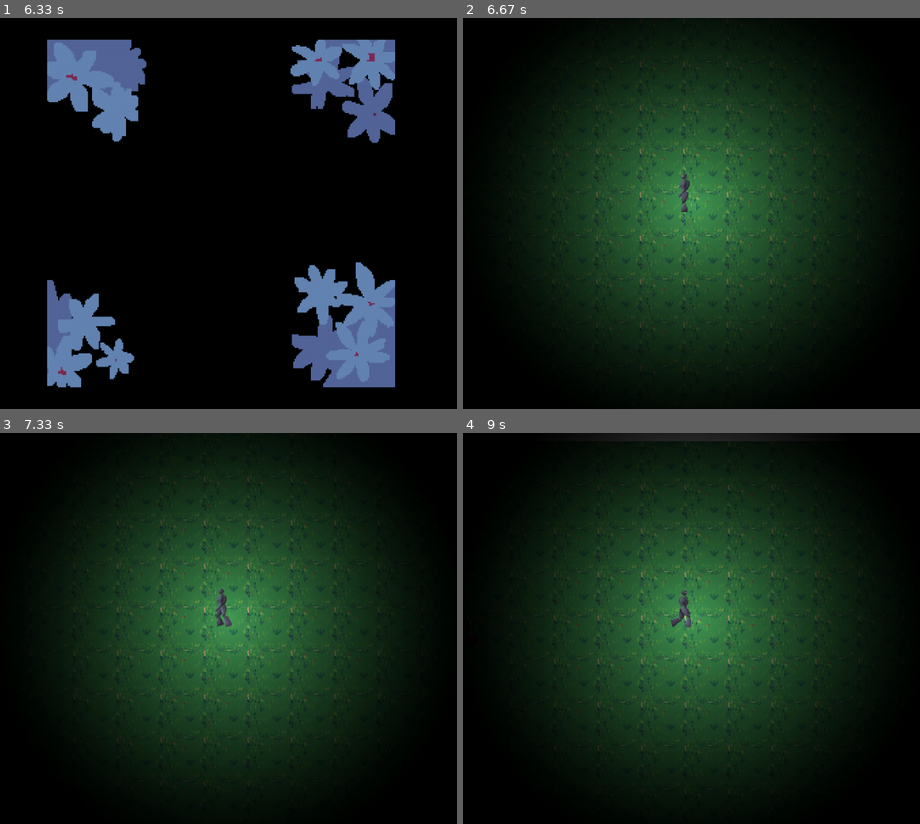
Above: before the commit, frames 1-4 (two rows, left to right).
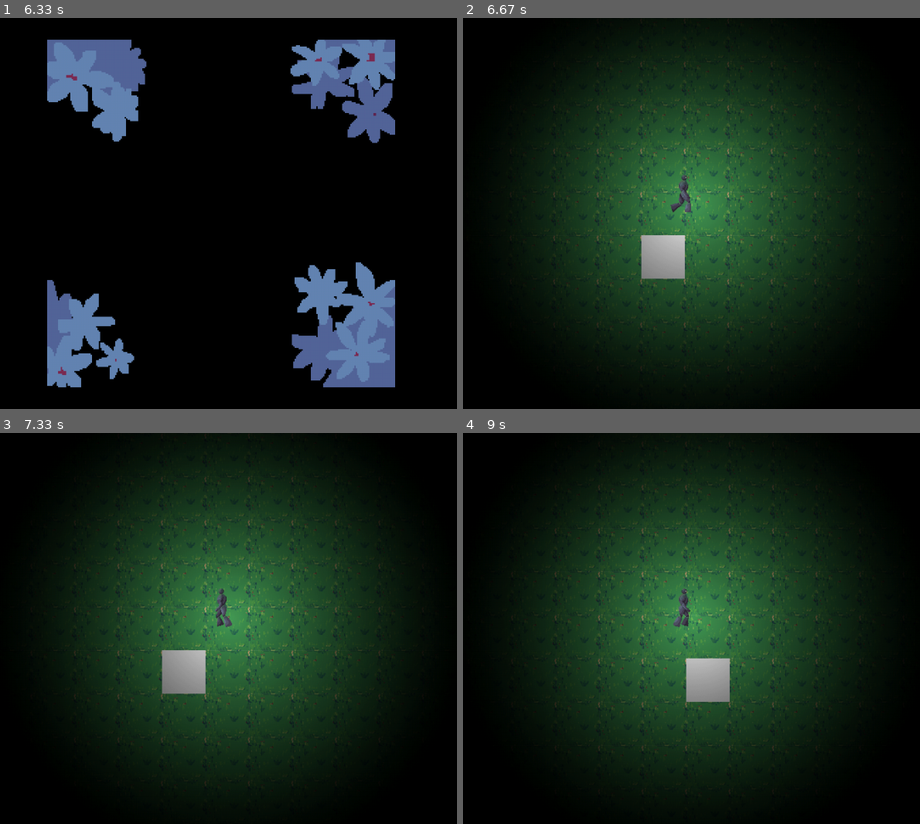
Above: after the commit, the same moments.

Repository: Trickli-bit/EF_Woche_Pygames
Game: pygame game, started from main.py
Same seed, same stepped clock (60 frames per second), same inputs: the game is played once before the commit and once after it.
Inputs:
- Up to frame 1 (6.33 s): no input
- Up to frame 2 (6.67 s): hold Right from 6.57 s (still down)
- Up to frame 3 (7.33 s): release Right at 7.03 s; hold Left from 7.07 s (still down)
- Up to frame 4 (9 s): release Left at 7.6 s; hold Down 7.63-7.93 s; hold Left 7.97-8.37 s; hold Up 8.4-8.77 s; hold Right from 8.8 s (still down)

Frame 1 is identical in both runs. In frame 2, 1.8% of the frame differs, in the area x 19-87%, y 11-90%; in frame 3, 1.6%; in frame 4, 2.0%, in the area x 19-78%, y 0-83%.

Commit message:
StarScreen

Diff:
--- a/Engine/Entity_Classes/interactable.py
+++ b/Engine/Entity_Classes/interactable.py
@@ -48,6 +48,12 @@
                 self.Animation.start_animation(self.ani_name)
                 self.has_tool = True
 
+    def update(self, dx=0, dy=0, *args):
+        print(self.rect.x, self.rect.y)
+        return super().update(dx, dy, *args)
+
+
+
 #class resources(entities.Entity):
 #    def __init__(self, pos_x, pos_y, rect, rect_attach, scale, source, solid, is_spritesheet, drop = "air", fix = True, base_sprite = 0, ani_frames_count = 0, ani_animations = {}, ani_name = ""):
 #        super().__init__(pos_x, pos_y, rect, rect_attach, scale, source, solid, is_spritesheet, fix, base_sprite, ani_frames_count, ani_animations)
--- a/Main/generation.py
+++ b/Main/generation.py
@@ -4,6 +4,7 @@
 import pygame
 import Engine.Entity_Classes.inventorySlot as inventory
 import Main.settings as settings
+import random
 
 class generateLandscape():
     """Liest eine CSV-Datei ein und erstellt eine 2D-Liste der Werte."""
@@ -220,6 +221,25 @@
             return self.entitygroup
 
 
+    """
+    def generateItems(self):
+        self.horizontal_segment_counter = -1
+        self.vertical_segment_counter = -1
+        for row in self.map_wall:
+            self.horizontal_segment_counter = -1
+            self.vertical_segment_counter += 1
+            for elem in row:
+                self.horizontal_segment_counter += 1
+                if elem != 3:
+                    if random.randint(0,100) <= 5:
+                        if random.randint (0,100) <= 20:
+                            self.entitygroup.add()
+    """
+
+
+
+
+
 inventoryItems = {}
 
 def addItemToInventory(item):
--- a/Main/mapCSV.csv
+++ b/Main/mapCSV.csv
@@ -6,6 +6,26 @@
 0,0,0,0,0,0,0,0,0,0,0,0,0,0,0,0,0,0,0,0,0,0,0,0,0,0,0,0,0,0,0,0,0,0,0,0,0,0,0,0,0,0,0,0,0,0,0,0,0,0,0,0,0,0,0,0,0,0,0,0,0,0,0,0,0,0,0,0,0,0,0,0,0,0,0,0,0,0,0,0,0,0,0,0,0
 0,0,0,0,0,0,0,0,0,0,0,0,0,0,0,0,0,0,0,0,0,0,0,0,0,0,0,0,0,0,0,0,0,0,0,0,0,0,0,0,0,0,0,0,0,0,0,0,0,0,0,0,0,0,0,0,0,0,0,0,0,0,0,0,0,0,0,0,0,0,0,0,0,0,0,0,0,0,0,0,0,0,0,0,0
 0,0,0,0,0,0,0,0,0,0,0,0,0,0,0,0,0,0,0,0,0,0,0,0,0,0,0,0,0,0,0,0,0,0,0,0,0,0,0,0,0,0,0,0,0,0,0,0,0,0,0,0,0,0,0,0,0,0,0,0,0,0,0,0,0,0,0,0,0,0,0,0,0,0,0,0,0,0,0,0,0,0,0,0,0
+0,0,0,0,0,0,0,0,0,0,0,0,0,0,0,0,0,0,0,0,0,0,0,0,0,0,0,0,0,0,0,0,0,0,0,0,0,0,0,0,0,0,0,0,0,0,0,0,0,0,0,0,0,0,0,0,0,0,0,0,0,0,0,0,0,0,0,0,0,0,0,0,0,0,0,0,0,0,0,0,0,0,0,0,0
+0,0,0,0,0,0,0,0,0,0,0,0,0,0,0,0,0,0,0,0,0,0,0,0,0,0,0,0,0,0,0,0,0,0,0,0,0,0,0,0,0,0,0,0,0,0,0,0,0,0,0,0,0,0,0,0,0,0,0,0,0,0,0,0,0,0,0,0,0,0,0,0,0,0,0,0,0,0,0,0,0,0,0,0,0
+1,0,0,0,0,0,0,0,0,0,0,0,0,0,0,0,0,1,0,0,0,0,0,0,0,0,0,0,0,0,0,0,0,0,1,0,0,0,0,0,0,0,0,0,0,0,0,0,0,0,0,1,0,0,0,0,0,0,0,0,0,0,0,0,0,0,0,0,1,0,0,0,0,0,0,0,0,0,0,0,0,0,0,0,0
+0,0,0,0,0,0,0,0,0,0,0,0,0,0,0,0,0,0,0,0,0,0,0,0,0,0,0,0,0,0,0,0,0,0,0,0,0,0,0,0,0,0,0,0,0,0,0,0,0,0,0,0,0,0,0,0,0,0,0,0,0,0,0,0,0,0,0,0,0,0,0,0,0,0,0,0,0,0,0,0,0,0,0,0,0
+0,0,0,0,0,0,0,0,0,0,0,0,0,0,0,0,0,0,0,0,0,0,0,0,0,0,0,0,0,0,0,0,0,0,0,0,0,0,0,0,0,0,0,0,0,0,0,0,0,0,0,0,0,0,0,0,0,0,0,0,0,0,0,0,0,0,0,0,0,0,0,0,0,0,0,0,0,0,0,0,0,0,0,0,0
+0,0,0,0,0,0,0,0,0,0,0,0,0,0,0,0,0,0,0,0,0,0,0,0,0,0,0,0,0,0,0,0,0,0,0,0,0,0,0,0,0,0,0,0,0,0,0,0,0,0,0,0,0,0,0,0,0,0,0,0,0,0,0,0,0,0,0,0,0,0,0,0,0,0,0,0,0,0,0,0,0,0,0,0,0
+0,0,0,0,0,0,0,0,0,0,0,0,0,0,0,0,0,0,0,0,0,0,0,0,0,0,0,0,0,0,0,0,0,0,0,0,0,0,0,0,0,0,0,0,0,0,0,0,0,0,0,0,0,0,0,0,0,0,0,0,0,0,0,0,0,0,0,0,0,0,0,0,0,0,0,0,0,0,0,0,0,0,0,0,0
+0,0,0,0,0,0,0,0,0,0,0,0,0,0,0,0,0,0,0,0,0,0,0,0,0,0,0,0,0,0,0,0,0,0,0,0,0,0,0,0,0,0,0,0,0,0,0,0,0,0,0,0,0,0,0,0,0,0,0,0,0,0,0,0,0,0,0,0,0,0,0,0,0,0,0,0,0,0,0,0,0,0,0,0,0
+0,0,0,0,0,0,0,0,0,0,0,0,0,0,0,0,0,0,0,0,0,0,0,0,0,0,0,0,0,0,0,0,0,0,0,0,0,0,0,0,0,0,0,0,0,0,0,0,0,0,0,0,0,0,0,0,0,0,0,0,0,0,0,0,0,0,0,0,0,0,0,0,0,0,0,0,0,0,0,0,0,0,0,0,0
+0,0,0,0,0,0,0,0,0,0,0,0,0,0,0,0,0,0,0,0,0,0,0,0,0,0,0,0,0,0,0,0,0,0,0,0,0,0,0,0,0,0,0,0,0,0,0,0,0,0,0,0,0,0,0,0,0,0,0,0,0,0,0,0,0,0,0,0,0,0,0,0,0,0,0,0,0,0,0,0,0,0,0,0,0
+0,0,0,0,0,0,0,0,0,0,0,0,0,0,0,0,0,0,0,0,0,0,0,0,0,0,0,0,0,0,0,0,0,0,0,0,0,0,0,0,0,0,0,0,0,0,0,0,0,0,0,0,0,0,0,0,0,0,0,0,0,0,0,0,0,0,0,0,0,0,0,0,0,0,0,0,0,0,0,0,0,0,0,0,0
+0,0,0,0,0,0,0,0,0,0,0,0,0,0,0,0,0,0,0,0,0,0,0,0,0,0,0,0,0,0,0,0,0,0,0,0,0,0,0,0,0,0,0,0,0,0,0,0,0,0,0,0,0,0,0,0,0,0,0,0,0,0,0,0,0,0,0,0,0,0,0,0,0,0,0,0,0,0,0,0,0,0,0,0,0
+1,0,0,0,0,0,0,0,0,0,0,0,0,0,0,0,0,1,0,0,0,0,0,0,0,0,0,0,0,0,0,0,0,0,1,0,0,0,0,0,0,0,0,0,0,0,0,0,0,0,0,1,0,0,0,0,0,0,0,0,0,0,0,0,0,0,0,0,1,0,0,0,0,0,0,0,0,0,0,0,0,0,0,0,0
+0,0,0,0,0,0,0,0,0,0,0,0,0,0,0,0,0,0,0,0,0,0,0,0,0,0,0,0,0,0,0,0,0,0,0,0,0,0,0,0,0,0,0,0,0,0,0,0,0,0,0,0,0,0,0,0,0,0,0,0,0,0,0,0,0,0,0,0,0,0,0,0,0,0,0,0,0,0,0,0,0,0,0,0,0
+0,0,0,0,0,0,0,0,0,0,0,0,0,0,0,0,0,0,0,0,0,0,0,0,0,0,0,0,0,0,0,0,0,0,0,0,0,0,0,0,0,0,0,0,0,0,0,0,0,0,0,0,0,0,0,0,0,0,0,0,0,0,0,0,0,0,0,0,0,0,0,0,0,0,0,0,0,0,0,0,0,0,0,0,0
+0,0,0,0,0,0,0,0,0,0,0,0,0,0,0,0,0,0,0,0,0,0,0,0,0,0,0,0,0,0,0,0,0,0,0,0,0,0,0,0,0,0,0,0,0,0,0,0,0,0,0,0,0,0,0,0,0,0,0,0,0,0,0,0,0,0,0,0,0,0,0,0,0,0,0,0,0,0,0,0,0,0,0,0,0
+0,0,0,0,0,0,0,0,0,0,0,0,0,0,0,0,0,0,0,0,0,0,0,0,0,0,0,0,0,0,0,0,0,0,0,0,0,0,0,0,0,0,0,0,0,0,0,0,0,0,0,0,0,0,0,0,0,0,0,0,0,0,0,0,0,0,0,0,0,0,0,0,0,0,0,0,0,0,0,0,0,0,0,0,0
+0,0,0,0,0,0,0,0,0,0,0,0,0,0,0,0,0,0,0,0,0,0,0,0,0,0,0,0,0,0,0,0,0,0,0,0,0,0,0,0,1,1,1,0,0,0,0,0,0,0,0,0,0,0,0,0,0,0,0,0,0,0,0,0,0,0,0,0,0,0,0,0,0,0,0,0,0,0,0,0,0,0,0,0,0
+0,0,0,0,0,0,0,0,0,0,0,0,0,0,0,0,0,0,0,0,0,0,0,0,0,0,0,0,0,0,0,0,0,0,0,0,0,0,0,0,1,1,1,0,0,0,0,0,0,0,0,0,0,0,0,0,0,0,0,0,0,0,0,0,0,0,0,0,0,0,0,0,0,0,0,0,0,0,0,0,0,0,0,0,0
+0,0,0,0,0,0,0,0,0,0,0,0,0,0,0,0,0,0,0,0,0,0,0,0,0,0,0,0,0,0,0,0,0,0,0,0,0,0,0,0,1,1,1,0,0,0,0,0,0,0,0,0,0,0,0,0,0,0,0,0,0,0,0,0,0,0,0,0,0,0,0,0,0,0,0,0,0,0,0,0,0,0,0,0,0
 0,0,0,0,0,0,0,0,0,0,0,0,0,0,0,0,0,0,0,0,0,0,0,0,0,0,0,0,0,0,0,0,0,0,0,0,0,0,0,0,0,0,0,0,0,0,0,0,0,0,0,0,0,0,0,0,0,0,0,0,0,0,0,0,0,0,0,0,0,0,0,0,0,0,0,0,0,0,0,0,0,0,0,0,0
 0,0,0,0,0,0,0,0,0,0,0,0,0,0,0,0,0,0,0,0,0,0,0,0,0,0,0,0,0,0,0,0,0,0,0,0,0,0,0,0,0,0,0,0,0,0,0,0,0,0,0,0,0,0,0,0,0,0,0,0,0,0,0,0,0,0,0,0,0,0,0,0,0,0,0,0,0,0,0,0,0,0,0,0,0
 1,0,0,0,0,0,0,0,0,0,0,0,0,0,0,0,0,1,0,0,0,0,0,0,0,0,0,0,0,0,0,0,0,0,1,0,0,0,0,0,0,0,0,0,0,0,0,0,0,0,0,1,0,0,0,0,0,0,0,0,0,0,0,0,0,0,0,0,1,0,0,0,0,0,0,0,0,0,0,0,0,0,0,0,0
@@ -38,23 +58,3 @@
 0,0,0,0,0,0,0,0,0,0,0,0,0,0,0,0,0,0,0,0,0,0,0,0,0,0,0,0,0,0,0,0,0,0,0,0,0,0,0,0,0,0,0,0,0,0,0,0,0,0,0,0,0,0,0,0,0,0,0,0,0,0,0,0,0,0,0,0,0,0,0,0,0,0,0,0,0,0,0,0,0,0,0,0,0
 0,0,0,0,0,0,0,0,0,0,0,0,0,0,0,0,0,0,0,0,0,0,0,0,0,0,0,0,0,0,0,0,0,0,0,0,0,0,0,0,0,0,0,0,0,0,0,0,0,0,0,0,0,0,0,0,0,0,0,0,0,0,0,0,0,0,0,0,0,0,0,0,0,0,0,0,0,0,0,0,0,0,0,0,0
 0,0,0,0,0,0,0,0,0,0,0,0,0,0,0,0,0,0,0,0,0,0,0,0,0,0,0,0,0,0,0,0,0,0,0,0,0,0,0,0,0,0,0,0,0,0,0,0,0,0,0,0,0,0,0,0,0,0,0,0,0,0,0,0,0,0,0,0,0,0,0,0,0,0,0,0,0,0,0,0,0,0,0,0,0
-1,0,0,0,0,0,0,0,0,0,0,0,0,0,0,0,0,1,0,0,0,0,0,0,0,0,0,0,0,0,0,0,0,0,1,0,0,0,0,0,0,0,0,0,0,0,0,0,0,0,0,1,0,0,0,0,0,0,0,0,0,0,0,0,0,0,0,0,1,0,0,0,0,0,0,0,0,0,0,0,0,0,0,0,0
-0,0,0,0,0,0,0,0,0,0,0,0,0,0,0,0,0,0,0,0,0,0,0,0,0,0,0,0,0,0,0,0,0,0,0,0,0,0,0,0,0,0,0,0,0,0,0,0,0,0,0,0,0,0,0,0,0,0,0,0,0,0,0,0,0,0,0,0,0,0,0,0,0,0,0,0,0,0,0,0,0,0,0,0,0
-0,0,0,0,0,0,0,0,0,0,0,0,0,0,0,0,0,0,0,0,0,0,0,0,0,0,0,0,0,0,0,0,0,0,0,0,0,0,0,0,0,0,0,0,0,0,0,0,0,0,0,0,0,0,0,0,0,0,0,0,0,0,0,0,0,0,0,0,0,0,0,0,0,0,0,0,0,0,0,0,0,0,0,0,0
-0,0,0,0,0,0,0,0,0,0,0,0,0,0,0,0,0,0,0,0,0,0,0,0,0,0,0,0,0,0,0,0,0,0,0,0,0,0,0,0,0,0,0,0,0,0,0,0,0,0,0,0,0,0,0,0,0,0,0,0,0,0,0,0,0,0,0,0,0,0,0,0,0,0,0,0,0,0,0,0,0,0,0,0,0
-0,0,0,0,0,0,0,0,0,0,0,0,0,0,0,0,0,0,0,0,0,0,0,0,0,0,0,0,0,0,0,0,0,0,0,0,0,0,0,0,0,0,0,0,0,0,0,0,0,0,0,0,0,0,0,0,0,0,0,0,0,0,0,0,0,0,0,0,0,0,0,0,0,0,0,0,0,0,0,0,0,0,0,0,0
-0,0,0,0,0,0,0,0,0,0,0,0,0,0,0,0,0,0,0,0,0,0,0,0,0,0,0,0,0,0,0,0,0,0,0,0,0,0,0,0,0,0,0,0,0,0,0,0,0,0,0,0,0,0,0,0,0,0,0,0,0,0,0,0,0,0,0,0,0,0,0,0,0,0,0,0,0,0,0,0,0,0,0,0,0
-0,0,0,0,0,0,0,0,0,0,0,0,0,0,0,0,0,0,0,0,0,0,0,0,0,0,0,0,0,0,0,0,0,0,0,0,0,0,0,0,0,0,0,0,0,0,0,0,0,0,0,0,0,0,0,0,0,0,0,0,0,0,0,0,0,0,0,0,0,0,0,0,0,0,0,0,0,0,0,0,0,0,0,0,0
-0,0,0,0,0,0,0,0,0,0,0,0,0,0,0,0,0,0,0,0,0,0,0,0,0,0,0,0,0,0,0,0,0,0,0,0,0,0,0,0,0,0,0,0,0,0,0,0,0,0,0,0,0,0,0,0,0,0,0,0,0,0,0,0,0,0,0,0,0,0,0,0,0,0,0,0,0,0,0,0,0,0,0,0,0
-0,0,0,0,0,0,0,0,0,0,0,0,0,0,0,0,0,0,0,0,0,0,0,0,0,0,0,0,0,0,0,0,0,0,0,0,0,0,0,0,0,0,0,0,0,0,0,0,0,0,0,0,0,0,0,0,0,0,0,0,0,0,0,0,0,0,0,0,0,0,0,0,0,0,0,0,0,0,0,0,0,0,0,0,0
-0,0,0,0,0,0,0,0,0,0,0,0,0,0,0,0,0,0,0,0,0,0,0,0,0,0,0,0,0,0,0,0,0,0,0,0,0,0,0,0,0,0,0,0,0,0,0,0,0,0,0,0,0,0,0,0,0,0,0,0,0,0,0,0,0,0,0,0,0,0,0,0,0,0,0,0,0,0,0,0,0,0,0,0,0
-1,0,0,0,0,0,0,0,0,0,0,0,0,0,0,0,0,1,0,0,0,0,0,0,0,0,0,0,0,0,0,0,0,0,1,0,0,0,0,0,0,0,0,0,0,0,0,0,0,0,0,1,0,0,0,0,0,0,0,0,0,0,0,0,0,0,0,0,1,0,0,0,0,0,0,0,0,0,0,0,0,0,0,0,0
-0,0,0,0,0,0,0,0,0,0,0,0,0,0,0,0,0,0,0,0,0,0,0,0,0,0,0,0,0,0,0,0,0,0,0,0,0,0,0,0,0,0,0,0,0,0,0,0,0,0,0,0,0,0,0,0,0,0,0,0,0,0,0,0,0,0,0,0,0,0,0,0,0,0,0,0,0,0,0,0,0,0,0,0,0
-0,0,0,0,0,0,0,0,0,0,0,0,0,0,0,0,0,0,0,0,0,0,0,0,0,0,0,0,0,0,0,0,0,0,0,0,0,0,0,0,0,0,0,0,0,0,0,0,0,0,0,0,0,0,0,0,0,0,0,0,0,0,0,0,0,0,0,0,0,0,0,0,0,0,0,0,0,0,0,0,0,0,0,0,0
-0,0,0,0,0,0,0,0,0,0,0,0,0,0,0,0,0,0,0,0,0,0,0,0,0,0,0,0,0,0,0,0,0,0,0,0,0,0,0,0,0,0,0,0,0,0,0,0,0,0,0,0,0,0,0,0,0,0,0,0,0,0,0,0,0,0,0,0,0,0,0,0,0,0,0,0,0,0,0,0,0,0,0,0,0
-0,0,0,0,0,0,0,0,0,0,0,0,0,0,0,0,0,0,0,0,0,0,0,0,0,0,0,0,0,0,0,0,0,0,0,0,0,0,0,0,0,0,0,0,0,0,0,0,0,0,0,0,0,0,0,0,0,0,0,0,0,0,0,0,0,0,0,0,0,0,0,0,0,0,0,0,0,0,0,0,0,0,0,0,0
-0,0,0,0,0,0,0,0,0,0,0,0,0,0,0,0,0,0,0,0,0,0,0,0,0,0,0,0,0,0,0,0,0,0,0,0,0,0,0,0,0,0,0,0,0,0,0,0,0,0,0,0,0,0,0,0,0,0,0,0,0,0,0,0,0,0,0,0,0,0,0,0,0,0,0,0,0,0,0,0,0,0,0,0,0
-0,0,0,0,0,0,0,0,0,0,0,0,0,0,0,0,0,0,0,0,0,0,0,0,0,0,0,0,0,0,0,0,0,0,0,0,0,0,0,0,0,0,0,0,0,0,0,0,0,0,0,0,0,0,0,0,0,0,0,0,0,0,0,0,0,0,0,0,0,0,0,0,0,0,0,0,0,0,0,0,0,0,0,0,0
-0,0,0,0,0,0,0,0,0,0,0,0,0,0,0,0,0,0,0,0,0,0,0,0,0,0,0,0,0,0,0,0,0,0,0,0,0,0,0,0,0,0,0,0,0,0,0,0,0,0,0,0,0,0,0,0,0,0,0,0,0,0,0,0,0,0,0,0,0,0,0,0,0,0,0,0,0,0,0,0,0,0,0,0,0
-0,0,0,0,0,0,0,0,0,0,0,0,0,0,0,0,0,0,0,0,0,0,0,0,0,0,0,0,0,0,0,0,0,0,0,0,0,0,0,0,0,0,0,0,0,0,0,0,0,0,0,0,0,0,0,0,0,0,0,0,0,0,0,0,0,0,0,0,0,0,0,0,0,0,0,0,0,0,0,0,0,0,0,0,0
-0,0,0,0,0,0,0,0,0,0,0,0,0,0,0,0,0,0,0,0,0,0,0,0,0,0,0,0,0,0,0,0,0,0,0,0,0,0,0,0,0,0,0,0,0,0,0,0,0,0,0,0,0,0,0,0,0,0,0,0,0,0,0,0,0,0,0,0,0,0,0,0,0,0,0,0,0,0,0,0,0,0,0,0,0
--- a/main.py
+++ b/main.py
@@ -29,7 +29,7 @@
 
 vigniette = entities.Entity(settings.SCREEN_WIDTH//2, settings.SCREEN_HEIGHT//2, pygame.Rect(0, 0, settings.SCREEN_WIDTH, settings.SCREEN_HEIGHT), "center", (settings.SCREEN_WIDTH, settings.SCREEN_HEIGHT), r"vigniette.png",False, False, False, 0, 0, {})
 
-Player = player.Player(settings.SCREEN_WIDTH//2, settings.SCREEN_HEIGHT//2, pygame.Rect(0, 0, 64, 64), "midbottom", (64, 64), r"Player\player.png",True, True, True, 0, 17, {"walking_a": [0, 3, 5, True], "walking_d": [4, 7, 5, True], "walking_s": [8, 13, 5, True], "walking_w": [14, 16, 5, True]})
+Player = player.Player(settings.SCREEN_WIDTH//2, settings.SCREEN_HEIGHT//2, pygame.Rect(0, 0, 64, 64), "midbottom", (64, 64), r"Player\player.png",True, True, True, 0, 21, {"walking_a": [0, 3, 5, True], "walking_d": [5, 8, 5, True], "walking_s": [10, 15, 5, True], "walking_w": [17, 19, 5, True]})
 Axecrafter = interactable.interactables(0, 0, pygame.Rect(0, 0, 64, 64), "topleft", (64,64), r"Engine\Entity_Classes\Sprites_Entity_Classes\pixilart-sprite (6).png", True, True, "Axe", "Stick", "Rock", "air", "air", False, 0, 8, {"Craft_Axe" : [0, 7, 5, False]}, "Craft_Axe")
 StartAnimation = entities.Entity(settings.SCREEN_WIDTH//2, settings.SCREEN_HEIGHT//2, pygame.Rect(0, 0, 256, 256), "center", (512, 512), r"StartAnimation.png", False, True, False, 0, 10, {"Start": [1, 9, 10, False]} )
 start_animation_counter = 0
@@ -97,11 +97,14 @@
         if start_animation_counter == 300:
             StartAnimation.Animation.start_animation("Start")
             StartAnimation.base_sprite = 8
-        if start_animation_counter == 400:
+        if start_animation_counter == 390:
             start_animation_counter = 0
+            animationGroup.remove(StartAnimation)
             start_startanimation = False
             start_generation = True
             maingame = True
+            Player.dx = 2800
+            Player.dy = 1600
 
 
 
@@ -115,7 +118,7 @@
 
     if maingame:
 
-
+        print(Player.dx, Player.dy)
 
         floor_group.update(-Player.dx, -Player.dy, keys)
         floor_group.draw(screen)
